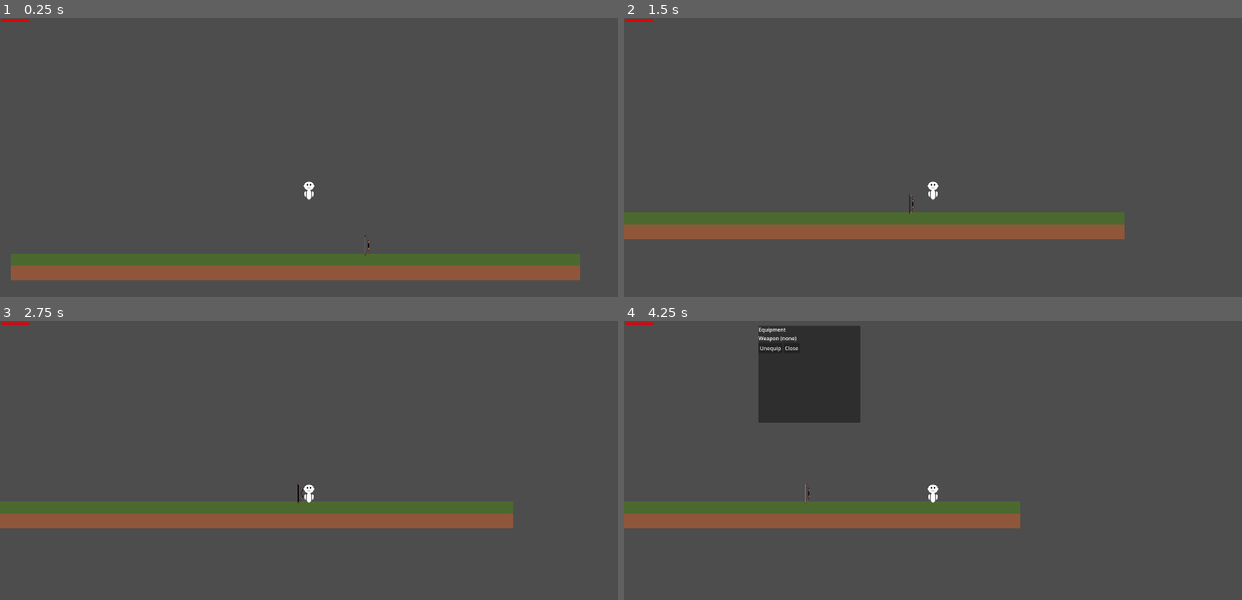
Above: before the commit, frames 1-4 (two rows, left to right).
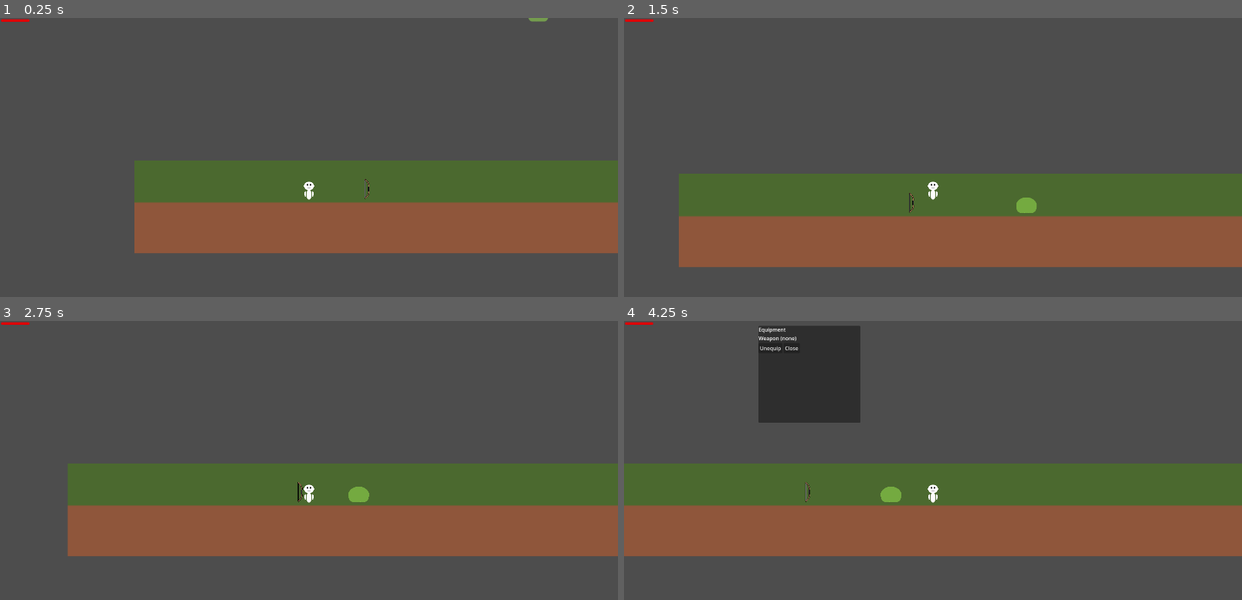
Above: after the commit, the same moments.

Repository: IcyOtter/Survivor-Wave-Like
Game: Godot game, scene res://scenes/world.tscn
Two runs of this game, one before a commit and one after it. Both use one fixed random seed, a clock stepped at 60 frames per second and the inputs below.
Inputs (mouse positions are in pixels of both pictures, inside the frame that each line leads up to):
- Up to frame 1 (0.25 s): no input
- Up to frame 2 (1.5 s): move the mouse to (1068, 174) at 0.52 s; hold D (move_right) from 0.53 s (still down); click (1068, 174) at 0.6 s; tap Space (jump) at 0.77 s; move the mouse to (809, 207) at 1.27 s; tap E (interact) at 1.35 s
- Up to frame 3 (2.75 s): tap Space (jump) at 1.52 s; move the mouse to (370, 418) at 2.02 s; release D (move_right) at 2.03 s; hold A (move_left) from 2.03 s (still down); tap S (toggle_autofire) at 2.1 s
- Up to frame 4 (4.25 s): move the mouse to (902, 563) at 2.77 s; release A (move_left) at 2.78 s; hold D (move_right) from 2.78 s (still down); tap C (toggle_equipment) at 2.85 s; tap Space (jump) at 3.02, 3.77 s; move the mouse to (1118, 546) at 3.52 s; click (1118, 546) at 3.6 s

The runs differ from the first frame. In frame 1, 35% of the frame differs, in the area x 1-100%, y 0-94%; in frame 2, 26%; in frame 3, 26%; in frame 4, 29%.

Commit message:
- Added item dropping to enemies that a player can pick up and place into their inventory

Diff:
--- a/scenes/enemy.tscn
+++ b/scenes/enemy.tscn
@@ -1,8 +1,19 @@
-[gd_scene load_steps=6 format=3 uid="uid://cq8lvqa2wju0w"]
+[gd_scene load_steps=10 format=3 uid="uid://cq8lvqa2wju0w"]
 
 [ext_resource type="Script" uid="uid://t251hpwfilyd" path="res://scripts/BaseEnemy.gd" id="1_md0e3"]
 [ext_resource type="Texture2D" uid="uid://bfnao0om1m8kk" path="res://assets/enemies/slime.png" id="2_4ra3w"]
 [ext_resource type="Script" uid="uid://c0xeprhbprjvv" path="res://scripts/EnemyHealthBar.gd" id="2_5uy6h"]
+[ext_resource type="Script" uid="uid://cstfxioi7pfmh" path="res://scripts/DropEntry.gd" id="2_xwavj"]
+[ext_resource type="PackedScene" uid="uid://bmiu262jolk0b" path="res://scenes/WeaponPickup.tscn" id="4_md484"]
+[ext_resource type="PackedScene" uid="uid://dorne3gevs8gq" path="res://scenes/BasicBow.tscn" id="4_xwavj"]
+
+[sub_resource type="Resource" id="Resource_ipns3"]
+script = ExtResource("2_xwavj")
+pickup_scene = ExtResource("4_md484")
+weapon_scene = ExtResource("4_xwavj")
+display_name = "Basic Bow"
+chance = 1.0
+metadata/_custom_type_script = "uid://cstfxioi7pfmh"
 
 [sub_resource type="RectangleShape2D" id="RectangleShape2D_md0e3"]
 size = Vector2(41, 41)
@@ -14,6 +25,8 @@
 collision_layer = 8
 collision_mask = 5
 script = ExtResource("1_md0e3")
+drops = Array[ExtResource("2_xwavj")]([SubResource("Resource_ipns3")])
+drop_offset = Vector2(0, 8)
 
 [node name="HealthBar" type="ProgressBar" parent="."]
 offset_left = -25.0
--- a/scenes/world.tscn
+++ b/scenes/world.tscn
@@ -10,8 +10,11 @@
 [ext_resource type="PackedScene" uid="uid://bmiu262jolk0b" path="res://scenes/WeaponPickup.tscn" id="7_7r4gi"]
 [ext_resource type="PackedScene" uid="uid://dorne3gevs8gq" path="res://scenes/BasicBow.tscn" id="8_4mrxx"]
 
+[sub_resource type="RectangleShape2D" id="RectangleShape2D_7r4gi"]
+size = Vector2(0.21163082, 20)
+
 [sub_resource type="RectangleShape2D" id="RectangleShape2D_o5qli"]
-size = Vector2(2364, 81)
+size = Vector2(2351, 10.5)
 
 [sub_resource type="StyleBoxFlat" id="StyleBoxFlat_71j4m"]
 bg_color = Color(1, 0, 0, 0)
@@ -25,19 +28,44 @@
 
 [node name="World" type="Node2D"]
 
-[node name="Floor" type="StaticBody2D" parent="."]
-position = Vector2(292, 440)
+[node name="LeftWall" type="StaticBody2D" parent="."]
+position = Vector2(-208, 754)
+collision_layer = 29
+collision_mask = 21
+
+[node name="CollisionShape2D" type="CollisionShape2D" parent="LeftWall"]
+position = Vector2(3.5, 0)
+rotation = 3.1415925
+scale = Vector2(14.175628, -33.168156)
+shape = SubResource("RectangleShape2D_7r4gi")
+
+[node name="RightWall" type="StaticBody2D" parent="."]
+position = Vector2(2152, 754)
+collision_layer = 29
+collision_mask = 21
+
+[node name="CollisionShape2D" type="CollisionShape2D" parent="RightWall"]
+position = Vector2(3.5, 0)
+rotation = 3.1415925
+scale = Vector2(14.175628, -33.168156)
+shape = SubResource("RectangleShape2D_7r4gi")
+
+[node name="Floor" type="StaticBody2D" parent="." groups=["floor_debug"]]
+position = Vector2(1221, 842)
 collision_layer = 5
+collision_mask = 5
 
 [node name="Sprite2D" type="Sprite2D" parent="Floor"]
-scale = Vector2(27.640623, 1.296875)
+position = Vector2(-248.99988, 103.75)
+scale = Vector2(36.875, 4.5390625)
 texture = ExtResource("1_4wyf3")
 
 [node name="CollisionShape2D" type="CollisionShape2D" parent="Floor"]
+position = Vector2(-253, 84)
 shape = SubResource("RectangleShape2D_o5qli")
 
 [node name="Player" parent="." instance=ExtResource("1_rwgxs")]
-position = Vector2(334, 159)
+position = Vector2(334, 858)
 
 [node name="Camera2D" type="Camera2D" parent="Player"]
 visible = false
@@ -151,7 +179,6 @@
 script = ExtResource("3_4wyf3")
 enemy_scenes = Array[PackedScene]([ExtResource("2_4wyf3")])
 spawn_interval = 5.0
-spawn_enabled = false
 
 [node name="SpawnPoints" type="Node2D" parent="EnemySpawner"]
 position = Vector2(-1, 42)
@@ -166,6 +193,6 @@
 position = Vector2(90, 5)
 
 [node name="WeaponPickup" parent="." instance=ExtResource("7_7r4gi")]
-position = Vector2(512, 373)
+position = Vector2(512, 890)
 weapon_scene = ExtResource("8_4mrxx")
 display_name = "Basic Bow"
--- a/scripts/BaseEnemy.gd
+++ b/scripts/BaseEnemy.gd
@@ -5,6 +5,12 @@
 @export var move_speed: float = 140.0
 @export var gravity: float = 1200.0
 @export var stop_distance: float = 18.0
+
+@export var drops: Array[DropEntry] = []
+@export var drop_offset: Vector2 = Vector2(0, -8)
+@export var drop_raycast_distance: float = 200.0
+@export var drop_clearance: float = 6.0
+const GROUND_MASK: int = 1 << 2  # Layer 3 only
 
 
 @export var contact_damage_per_second: float = 20.0
@@ -73,5 +79,73 @@
 	if health <= 0:
 		die()
 
+func _try_drop_loot() -> void:
+	if drops.is_empty():
+		return
+
+	# Godot 4 RNG
+	var rng := RandomNumberGenerator.new()
+	rng.randomize()
+
+	for entry in drops:
+		if entry == null:
+			continue
+		if entry.pickup_scene == null or entry.weapon_scene == null:
+			continue
+
+		# Roll per entry (you can change to "one roll total" if you prefer)
+		if rng.randf() <= entry.chance:
+			_spawn_pickup(entry)
+			# If you want ONLY ONE drop max, uncomment the next line:
+			# break
+
+func _spawn_pickup(entry: DropEntry) -> void:
+	var pickup := entry.pickup_scene.instantiate() as WeaponPickup
+	if pickup == null:
+		push_warning("Enemy drop: pickup_scene is not a WeaponPickup.")
+		return
+
+	pickup.weapon_scene = entry.weapon_scene
+	pickup.display_name = entry.display_name
+
+	var ray_from := global_position + Vector2(0, -16)
+	var ray_to := ray_from + Vector2(0, 800)
+
+	var space := get_world_2d().direct_space_state
+	var query := PhysicsRayQueryParameters2D.create(ray_from, ray_to)
+	query.collision_mask = GROUND_MASK
+	query.exclude = [self]
+
+	var result := space.intersect_ray(query)
+
+	var final_pos := global_position + Vector2(0, -24) # fallback
+
+	if result.size() > 0:
+		var hit_pos: Vector2 = result["position"]
+		final_pos = hit_pos - Vector2(0, drop_clearance)
+		_debug_draw_ray(ray_from, hit_pos, true)
+	else:
+		_debug_draw_ray(ray_from, ray_to, false)
+		print("DROP RAY MISSED GROUND. from=", ray_from, " to=", ray_to, " mask=", GROUND_MASK)
+
+	get_parent().add_child(pickup)
+	pickup.global_position = final_pos
+
+
+func _debug_draw_ray(from: Vector2, to: Vector2, hit: bool) -> void:
+	# Draw for one frame using a temporary Line2D
+	var line := Line2D.new()
+	line.width = 2.0
+	line.default_color = Color(0, 1, 0, 1) if hit else Color(1, 0, 0, 1)
+	line.points = PackedVector2Array([from, to])
+
+	# Add to the current scene so it renders in world space
+	get_tree().current_scene.add_child(line)
+
+	# Remove shortly after
+	get_tree().create_timer(0.25).timeout.connect(line.queue_free)
+
+
 func die() -> void:
+	_try_drop_loot()
 	queue_free()
--- /dev/null
+++ b/scripts/DropEntry.gd
@@ -0,0 +1,7 @@
+extends Resource
+class_name DropEntry
+
+@export var pickup_scene: PackedScene            # usually ItemPickup.tscn
+@export var weapon_scene: PackedScene            # e.g. item.tscn
+@export var display_name: String = ""            # e.g. "Item Display Name"
+@export_range(0.0, 1.0, 0.01) var chance: float = 0.25  # 0.25 = 25% chance
Not shown: 1 places in scenes/world.tscn that only renumber resources
Not shown, added: scripts/DropEntry.gd.uid
